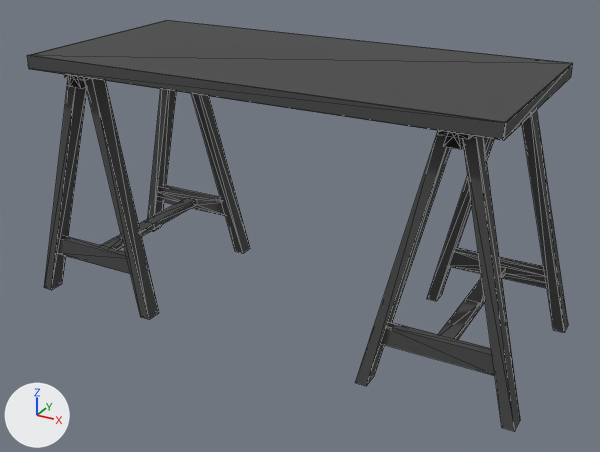
One commit to the glTF model src/models/Desktop.glb: the scene before it, then after it.
The view is the same before and after, from a camera (50 mm lens) standing at (1.225, -2.192, 1.402) and looking at (0.037, -0.033, 0.322). The axes (+X, +Y, +Z) are drawn at lower left. The lights are the same throughout. Mesh edges are drawn as thin lines. Where no turn or scale is listed for an object, it has been applied to the vertices. Vertices at the same position are counted once.

The first picture shows 'Desktop'.
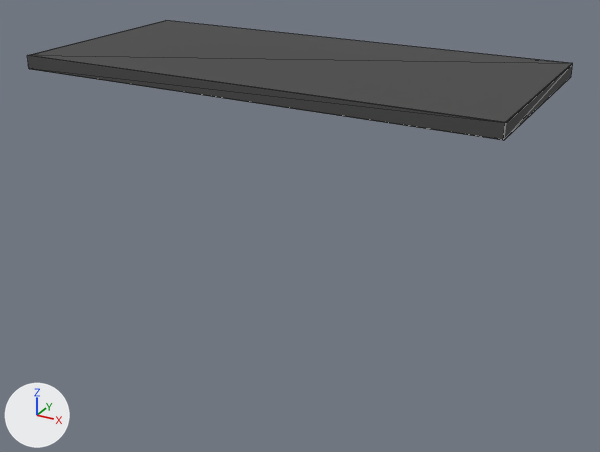
Where the newer file only moved an object's origin or applied its transform, the numbers keep the older frame.

Boxes [x1, y1, x2, y2] around the edits, measured in the pictures (600 x 452 px):
'Desktop', reshaped (70% shorter)
    before: [27, 20, 573, 431]
    after: [27, 20, 573, 141]
part 1 of me_cube_001, deleted (black)
    before: [44, 74, 568, 431]

The change, as a list of edits to the scene's bpy script:
```text
Change me_cube_001:
    used by ob_desktop; location = (0.0, 0.0, 0.875)
    remove me_cube_001.from_pydata(...)  # 208 vertices, 392 faces; spans x -0.85..0.85, y -0.35..0.35, z -0.87..-0.02
    add me_cube_001.from_pydata(...)  # 40 vertices, 76 faces; spans x -0.75..0.75, y -0.35..0.35, z -0.07..-0.02
    me_cube_001 part 1: 14 loose pieces with 168 vertices, spanning x -0.85..0.85, y -0.32..0.32, z -0.87..-0.07, are deleted
```
